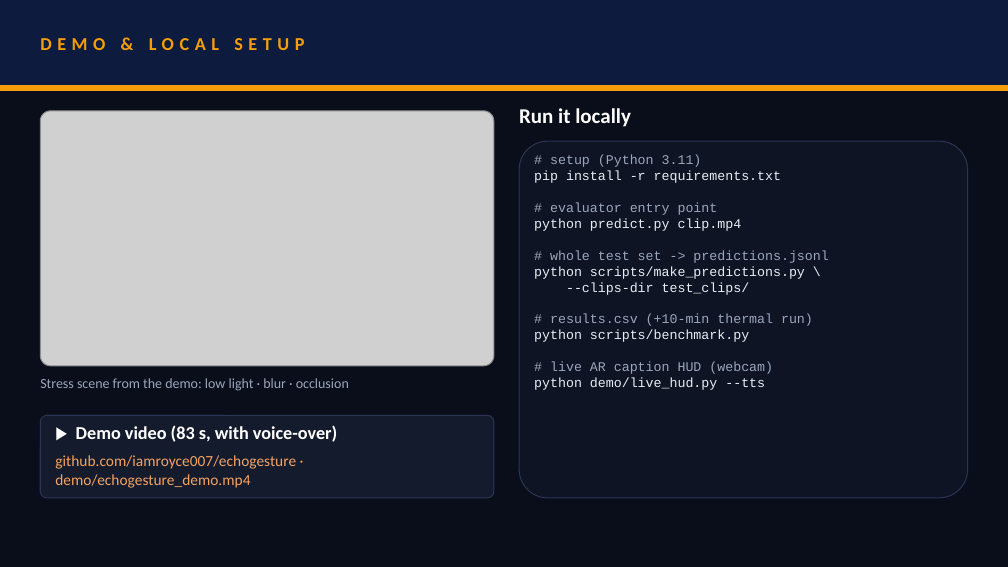
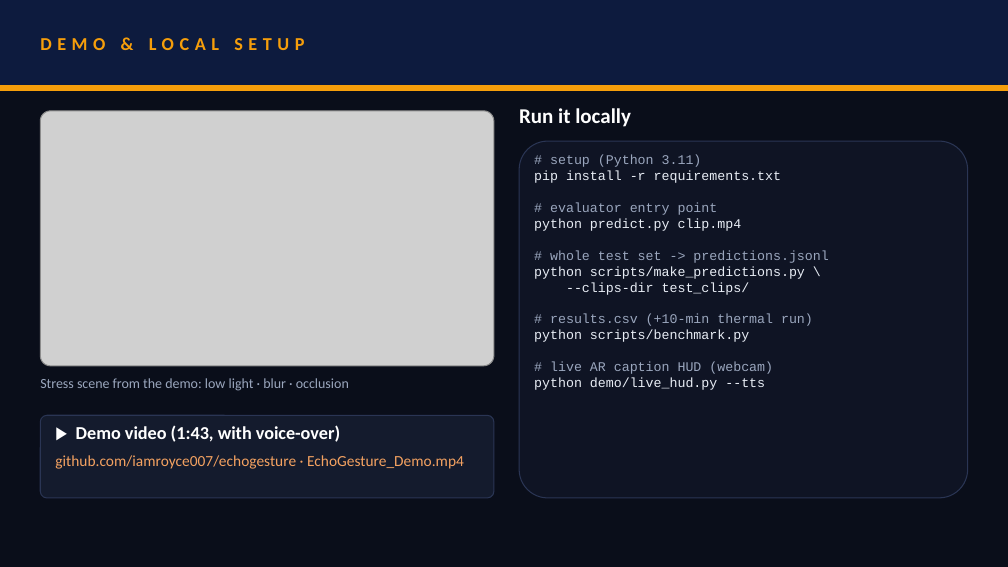
Before and after one commit to iamroyce007/echogesture, a slide deck: slide 7 of docs/SRMIST_Hypervisor.pptx. Drawn at 1008x567 pixels with LibreOffice and Linux fonts; fonts in the diff are those of the drawing; grey boxes stand for pictures. Boxes give left, top, right and bottom in pixels: in the first picture for what was removed or moved away, otherwise in the second. Text is boxed around its words. In the diff, an @@ line names an element or a change of style, - is before the commit and + after.

```diff
--- a/docs/SRMIST_Hypervisor.pptx
+++ b/docs/SRMIST_Hypervisor.pptx
@@ text at <box>76,425,340,442</box>: text changed @@
-▶ Demo video (83 s, with voice-over)
+▶ Demo video (1:43, with voice-over)
@@ text at <box>55,455,464,469</box>: text changed @@
-github.com/iamroyce007/echogesture · demo/echogesture_demo.mp4
+github.com/iamroyce007/echogesture · EchoGesture_Demo.mp4
```
Also in this commit, not shown: 1 other slide changed, 6 other files.
